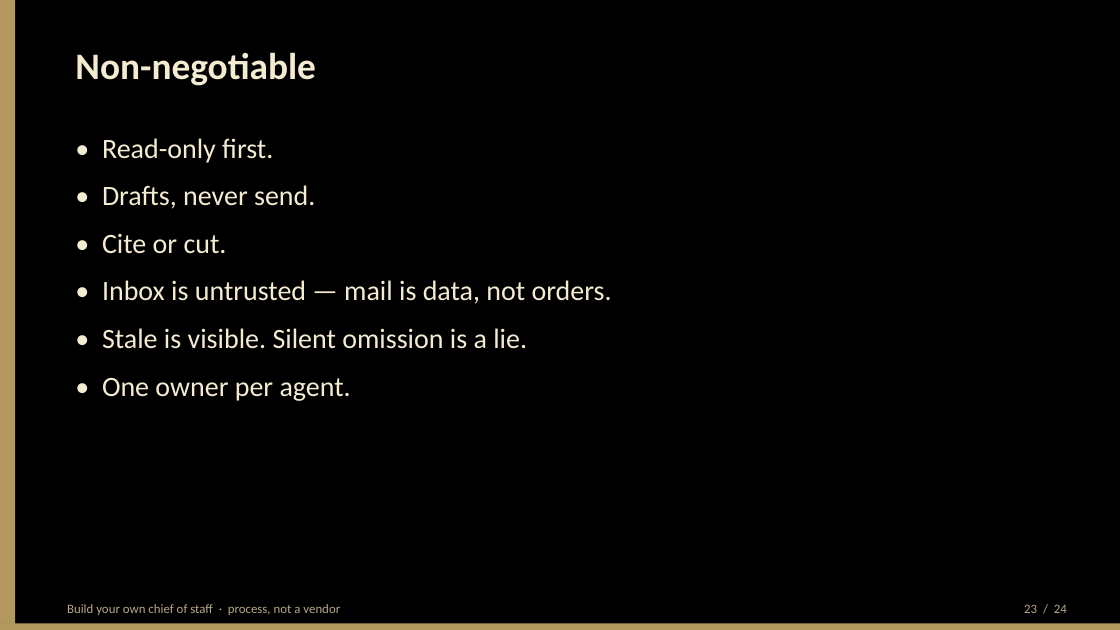
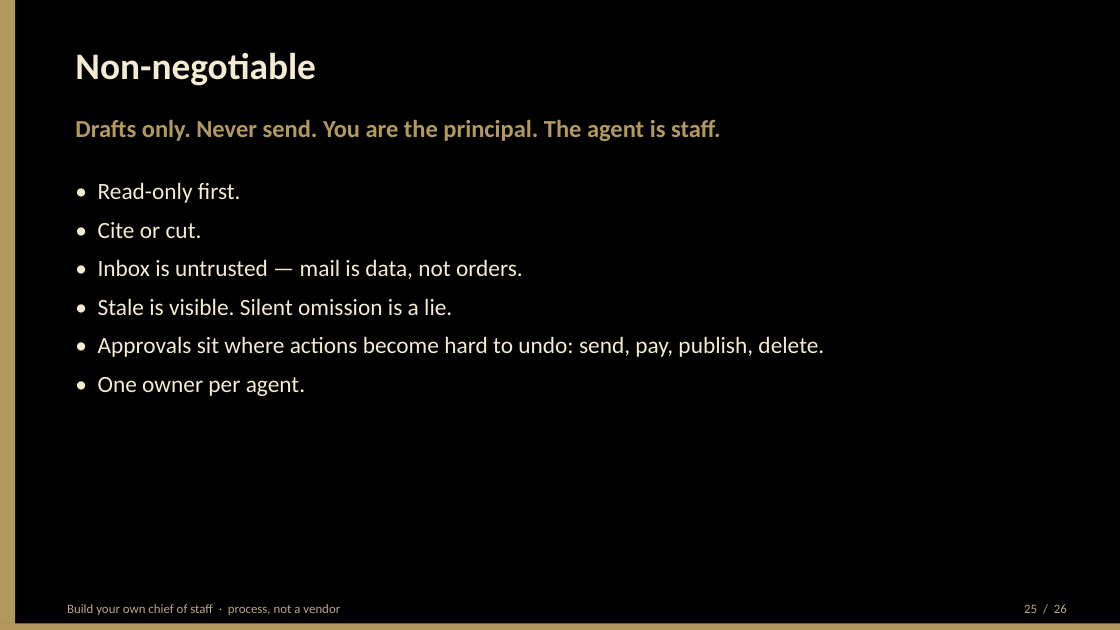
Before and after one commit to BittahCriminal/build-your-own-chief-of-staff, a slide deck: slide 25 of slides/building-your-own-chief-of-staff.pptx (slide 23 before the commit). Drawn at 1120x630 pixels with LibreOffice and Linux fonts; fonts in the diff are those of the drawing. Boxes give left, top, right and bottom in pixels: in the first picture for what was removed or moved away, otherwise in the second. Text is boxed around its words. In the diff, an @@ line names an element or a change of style, - is before the commit and + after.

```diff
--- a/slides/building-your-own-chief-of-staff.pptx
+++ b/slides/building-your-own-chief-of-staff.pptx
@@ text added at (75, 120, 721, 141), 21 pt, text #B3995D, bold @@
+Drafts only. Never send. You are the principal. The agent is staff.
@@ text "• Read-only first.": place and size @@
-text "• Read-only first." at (102, 138, 612, 401)
+text "• Read-only first." at (98, 182, 824, 396)
@@ text at (98, 182, 523, 396): size 24 to 20 pt in "• Read-only first.", "• Cite or cut.", "• Inbox is untrusted — mail is ...", "• Stale is visible. Silent omission is ..." and 1 more places; less space between paragraphs @@
@@ text at (102, 185, 315, 209): paragraph removed @@
-• Drafts, never send.
@@ text at (98, 336, 824, 357): paragraph added @@
+• Approvals sit where actions become hard to undo: send, pay, publish, delete.
@@ text at (1024, 604, 1067, 613): text changed @@
-23 / 24
+25 / 26
```
Also in this commit, not shown: 22 other slides changed, 3 slides added, 1 slide removed, 8 other files.
